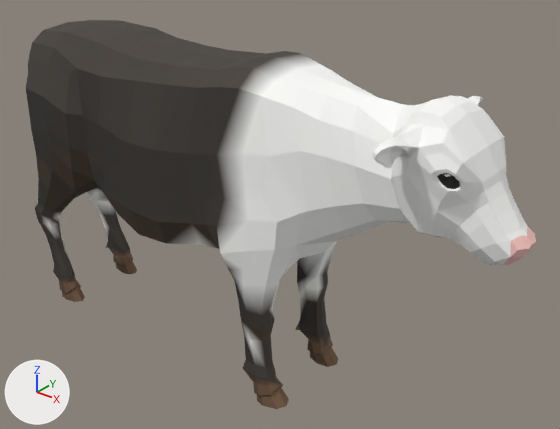
One commit to the glTF model assets/animals/cattle.glb: the scene before it, then after it.
Both versions are drawn from a camera (50 mm lens) standing at (7.48, -7.15, 6.9) and looking at (1.48, 0.35, 2.25). The lights are fixed; the arrows at lower left show +X, +Y and +Z. The older version comes first. Vertices at exactly the same position are counted once.

The older version as bpy lines, for what is in view:
```python
me_cube = bpy.data.meshes.new('Cube')
me_cube.from_pydata(...)  # 1091 vertices, 2178 faces; spans x -2.98..5.09, y -1.16..1.16, z -0.06..4.53
me_cube.materials.append(mat_coat)
ob_cow = bpy.data.objects.new('Cow', me_cube)
ob_cow.location = (0.0, 0.0, 0.0)
```
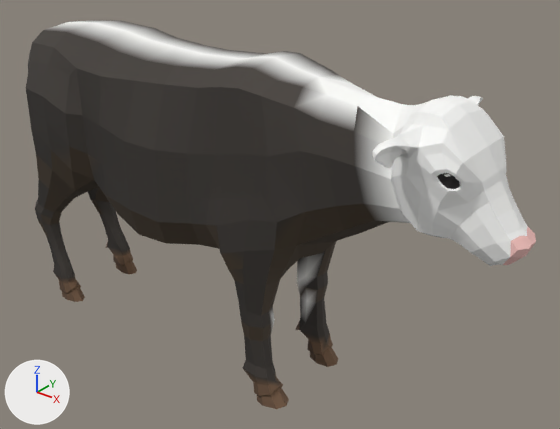
Boxes (x1, y1, x2, y2) around the edits, measured in the pictures (560 x 429 px):
```json
{"part": 1, "of": "me_cube", "change": "recoloured", "before": [35, 20, 400, 369], "after": [35, 20, 400, 369], "on screen": "white to grey"}
```

The change, as JSON lines over the scene's bpy script:
```json
{"block": "me_cube", "where": "me_cube.from_pydata(...)  # 1091 vertices, 2178 faces; spans x -2.98..5.09, y -1.16..1.16, z -0.06..4.53"}
{"block": "me_cube", "where": "# used by ob_cow; location = (0.0, 0.0, 0.0)"}
{"block": "me_cube", "change": "me_cube part 1: 578 faces centred in x -2.97..3.59, y -0.93..0.93, z 0.57..4.5 are repainted in the vertex colours, in many colours"}
```
